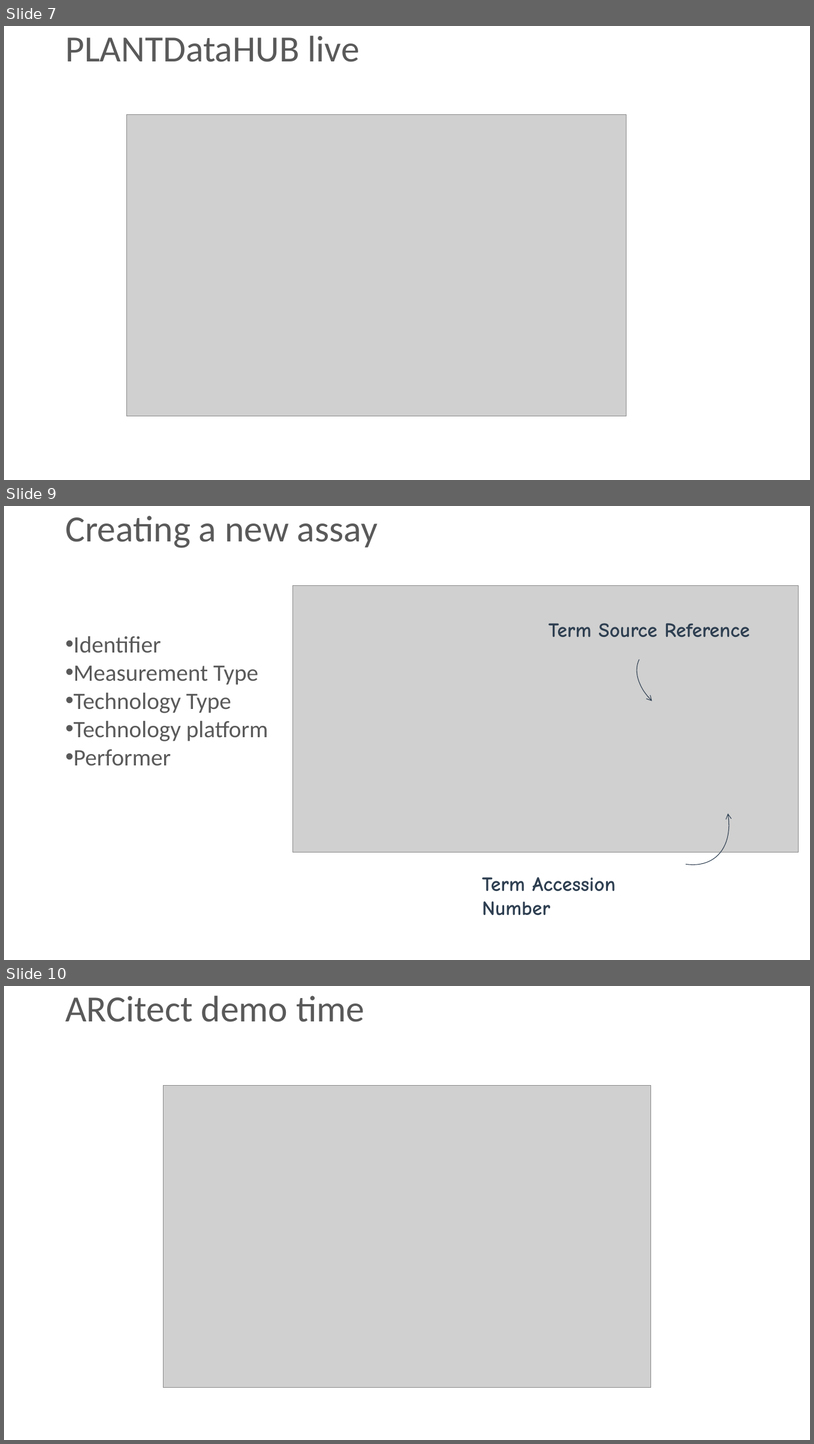
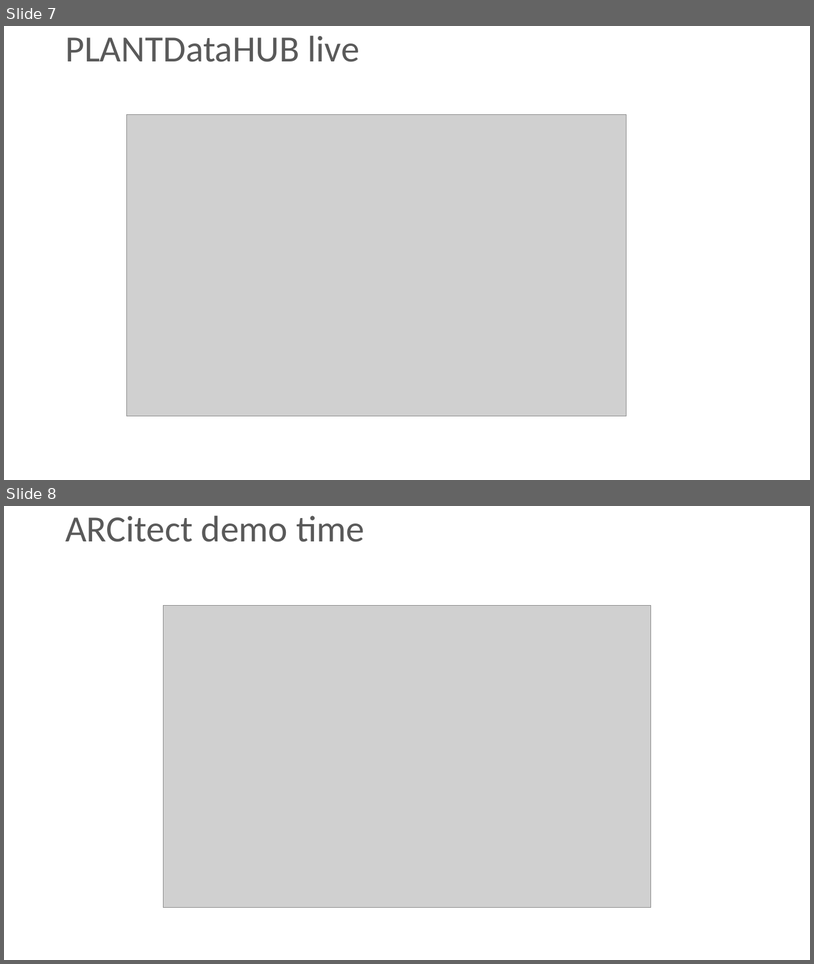
Before and after one commit to nfdi4plants/nfdi4plants.knowledgebase, a slide deck: src/assets/images/start-here/DataPLANT - workshop active.pptx. Shown one above the other, each under a label of ours: slides 7, 9 and 10 before the commit, slides 7 and 8 after it; the slides between them are not shown. The pictures are 814x1444 and 814x964 pixels, drawn with LibreOffice and Linux fonts; fonts in the diff are those of the drawing; grey boxes stand for pictures. Boxes give left, top, right and bottom in pixels: in the first picture for what was removed or moved away, otherwise in the second. Text is boxed around its words. In the diff, an @@ line names an element or a change of style, - is before the commit and + after.

```diff
--- a/src/assets/images/start-here/DataPLANT - workshop active.pptx
+++ b/src/assets/images/start-here/DataPLANT - workshop active.pptx
@@ slide 9 removed at (4, 506, 810, 960), background #FFFFFF @@
@@ title removed at (65, 516, 378, 548) @@
-Creating a new assay
@@ picture removed at (293, 585, 799, 852) @@
@@ text removed at (549, 623, 750, 637) @@
-Term Source Reference
@@ arc (boxed as its full ellipse) removed at (624, 622, 791, 752) @@
@@ text removed at (74, 636, 269, 766) @@
-• Identifier
-• Measurement Type
-• Technology Type
-• Technology platform
-• Performer
@@ arc (boxed as its full ellipse) removed at (576, 699, 755, 888) @@
@@ text removed at (482, 877, 616, 915) @@
-Term Accession Number
@@ what was slide 10 is now slide 8 @@
```
Also in this commit, not shown: 8 other slides removed, 7 other files.
